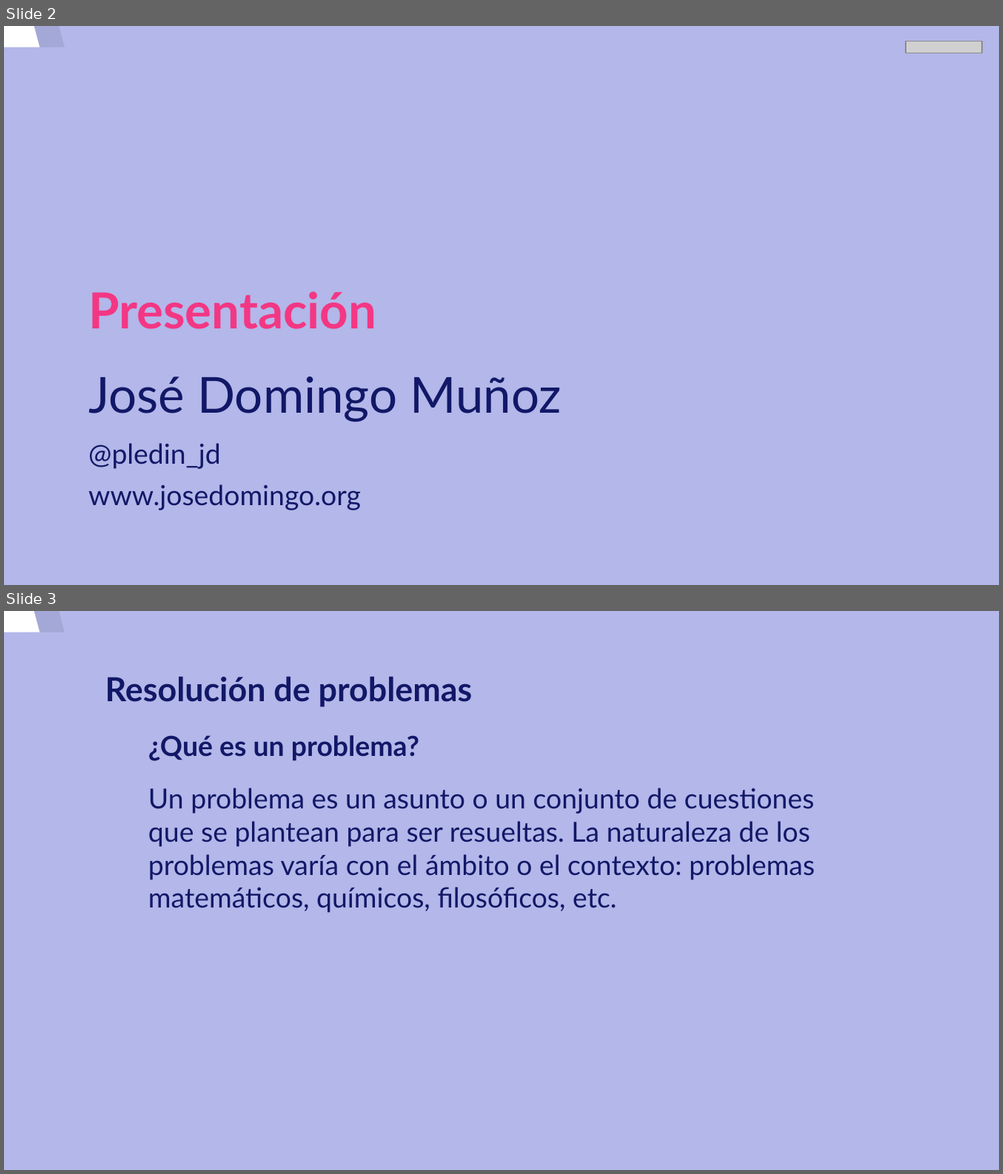
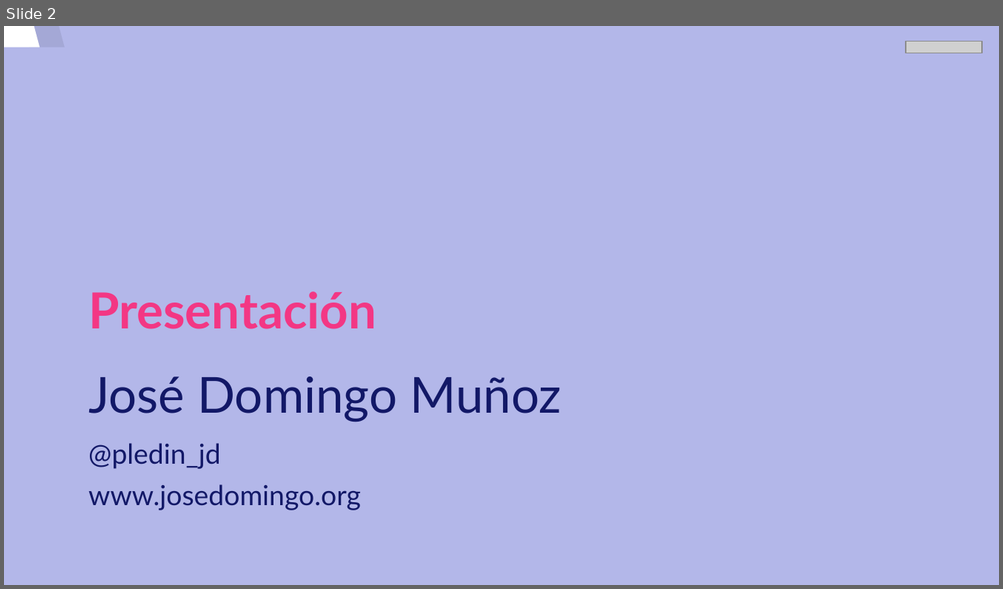
Before and after one commit to josedom24/curso_programacion, a slide deck: curso/u2/u2.odp. Shown one above the other, each under a label of ours: slides 2 and 3 before the commit, slide 2 after it. The pictures are 1003x1174 and 1003x589 pixels, drawn with LibreOffice and Linux fonts; fonts in the diff are those of the drawing; grey boxes stand for pictures. Boxes give left, top, right and bottom in pixels: in the first picture for what was removed or moved away, otherwise in the second. Text is boxed around its words. In the diff, an @@ line names an element or a change of style, - is before the commit and + after.

```diff
--- a/curso/u2/u2.odp
+++ b/curso/u2/u2.odp
@@ slide 3 removed at (4,611,999,1170), background #B3B7E9; not listed: 2 template elements that a slide beside it also shows @@
@@ title removed at (105,676,472,707) @@
-Resolución de problemas
@@ text removed at (148,735,814,913) @@
-¿Qué es un problema?
-Un problema es un asunto o un conjunto de cuestiones que se plantean para ser resueltas. La naturaleza de los problemas varía con el ámbito o el contexto: problemas matemáticos, químicos, filosóficos, etc.
```
Also in this commit, not shown: 2 slides added, 2 other slides removed, 2 other files.
